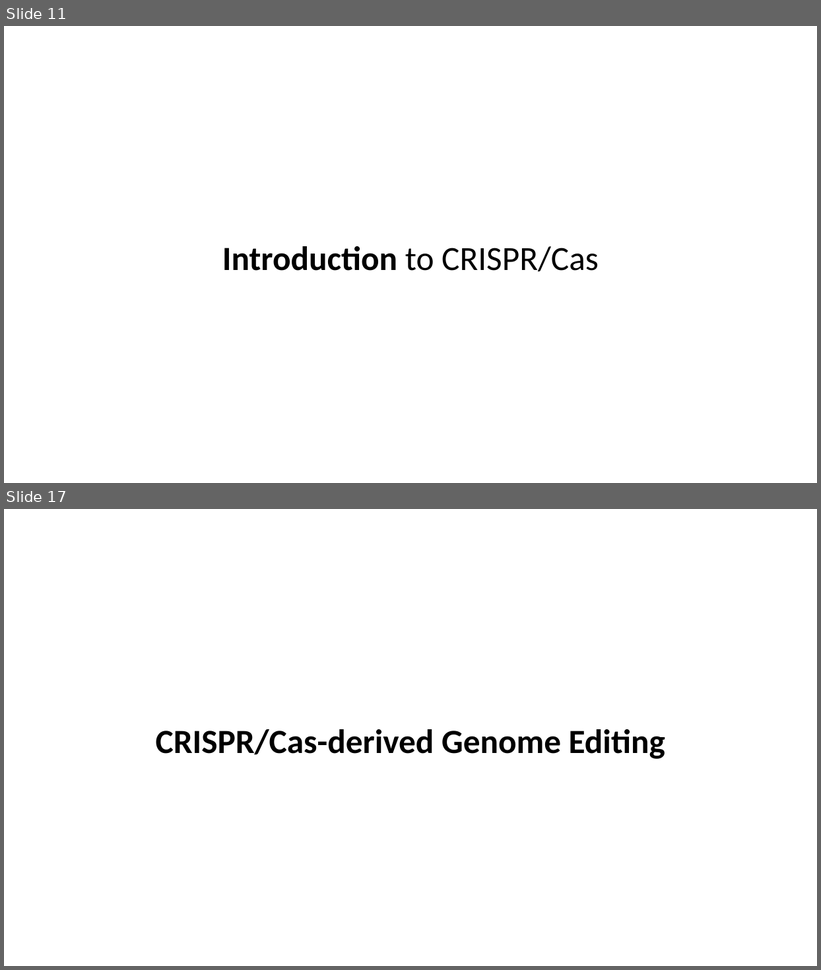
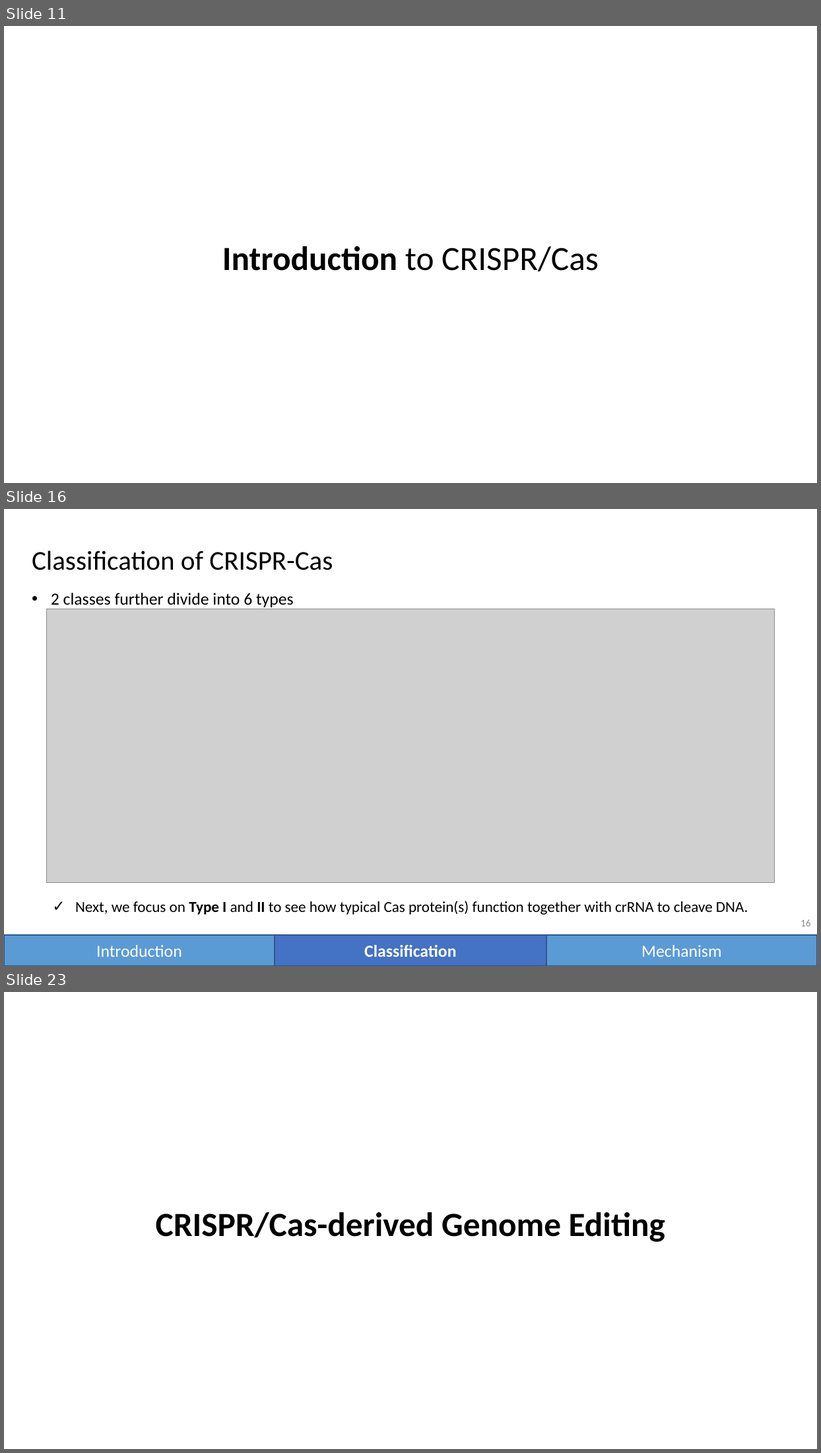
Before and after one commit to vwOvOwv/PKU-Undergraduate-Course, a slide deck: 遗传学(Genetics)/讨论课/Topic-3_遗传学技术/CRISPR-Cas.pptx. Shown one above the other, each under a label of ours: slides 11 and 17 before the commit, slides 11, 16 and 23 after it; the slides between them are not shown. The pictures are 821x970 and 821x1453 pixels, drawn with LibreOffice and Linux fonts; fonts in the diff are those of the drawing; grey boxes stand for pictures. Boxes give left, top, right and bottom in pixels: in the first picture for what was removed or moved away, otherwise in the second. Text is boxed around its words. In the diff, an @@ line names an element or a change of style, - is before the commit and + after.

```diff
--- a/遗传学(Genetics)/讨论课/Topic-3_遗传学技术/CRISPR-Cas.pptx
+++ b/遗传学(Genetics)/讨论课/Topic-3_遗传学技术/CRISPR-Cas.pptx
@@ slide 16 added at bbox=[4, 509, 817, 966], background #FFFFFF @@
@@ text added at bbox=[32, 551, 333, 570], 32 pt, text #000000 @@
+Classification of CRISPR-Cas
@@ text added at bbox=[51, 593, 294, 607], 20 pt, text #000000 @@
+• 2 classes further divide into 6 types
@@ picture added at bbox=[47, 609, 775, 883] @@
@@ text added at bbox=[75, 901, 748, 915], 18 pt, text #000000 @@
+✓ Next, we focus on Type I and II to see how typical Cas protein(s) function together with crRNA to cleave DNA.
@@ page number added at bbox=[801, 920, 811, 927], 12 pt, text #8C8C8C @@
+16
@@ rectangle added at bbox=[4, 935, 275, 966], fill #5B9BD5, outline #325491 1 pt, 20 pt, text #FFFFFF @@
+Introduction
@@ rectangle added at bbox=[275, 935, 547, 966], fill #4472C4, outline #325491 1 pt, 20 pt, text #FFFFFF, bold @@
+Classification
@@ rectangle added at bbox=[547, 935, 817, 966], fill #5B9BD5, outline #325491 1 pt, 20 pt, text #FFFFFF @@
+Mechanism
@@ what was slide 17 is now slide 23 @@
```
Also in this commit, not shown: 12 slides changed, 8 other slides added, 2 slides removed, 19 other files.
